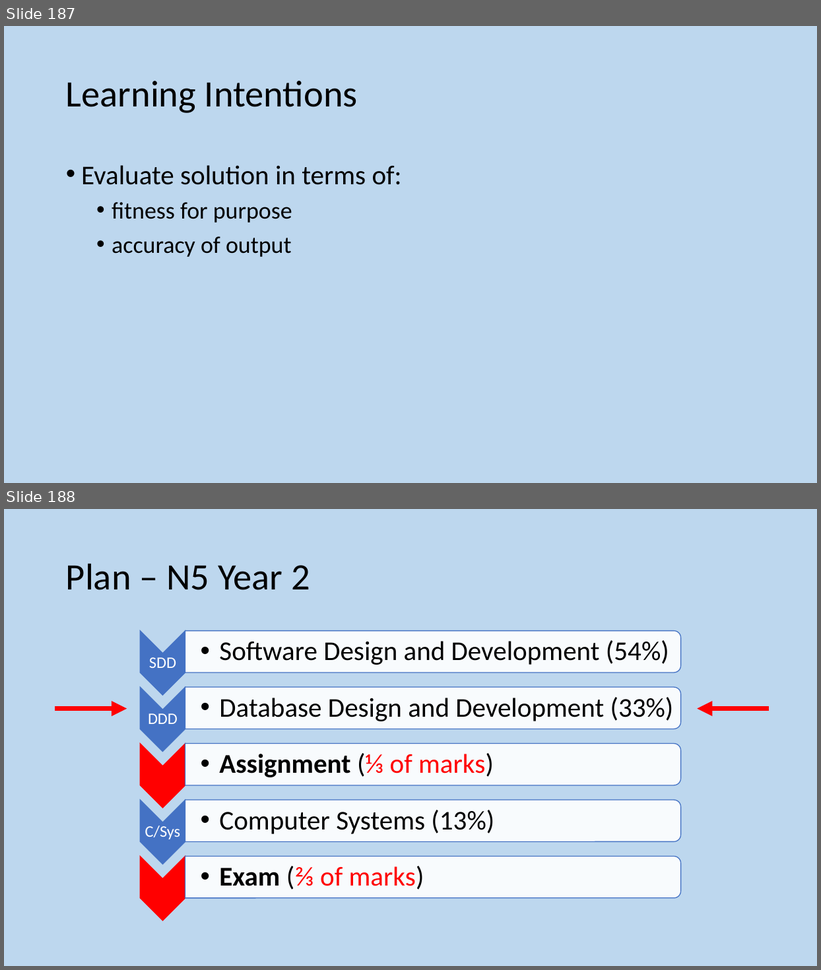
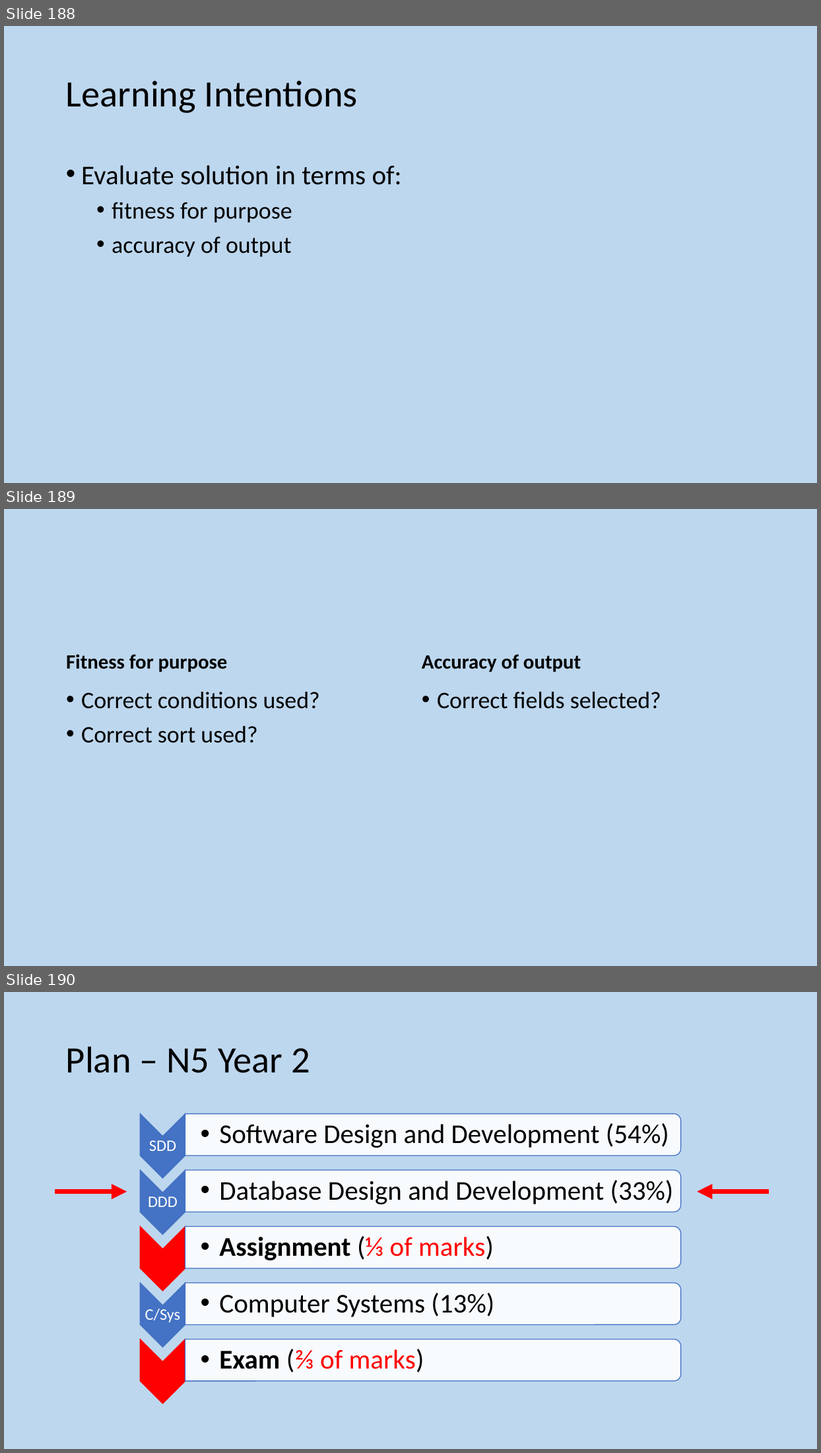
Before and after one commit to MrFriendCS/MrFriendCS.github.io, a slide deck: n5/ddd/N5 CS DDD Slides.pptx. Shown one above the other, each under a label of ours: slides 187 and 188 before the commit, slides 188, 189 and 190 after it. The pictures are 821x970 and 821x1453 pixels, drawn with LibreOffice and Linux fonts; fonts in the diff are those of the drawing. Boxes give left, top, right and bottom in pixels: in the first picture for what was removed or moved away, otherwise in the second. Text is boxed around its words. In the diff, an @@ line names an element or a change of style, - is before the commit and + after.

```diff
--- a/n5/ddd/N5 CS DDD Slides.pptx
+++ b/n5/ddd/N5 CS DDD Slides.pptx
@@ slide 189 added at (x1=4, y1=509, x2=817, y2=966), background #BDD7EE @@
@@ text added at (x1=66, y1=654, x2=228, y2=672), 24 pt, text #000000, bold @@
+Fitness for purpose
@@ text added at (x1=422, y1=654, x2=581, y2=672), 24 pt, text #000000, bold @@
+Accuracy of output
@@ text added at (x1=81, y1=692, x2=320, y2=743), 28 pt, text #000000 @@
+• Correct conditions used?
+• Correct sort used?
@@ text added at (x1=437, y1=692, x2=661, y2=709), 28 pt, text #000000 @@
+• Correct fields selected?
@@ what was slide 187 is now slide 188 @@
@@ what was slide 188 is now slide 190 @@
```
Also in this commit, not shown: 1 slide changed, 1 other slide added, 8 other files.
